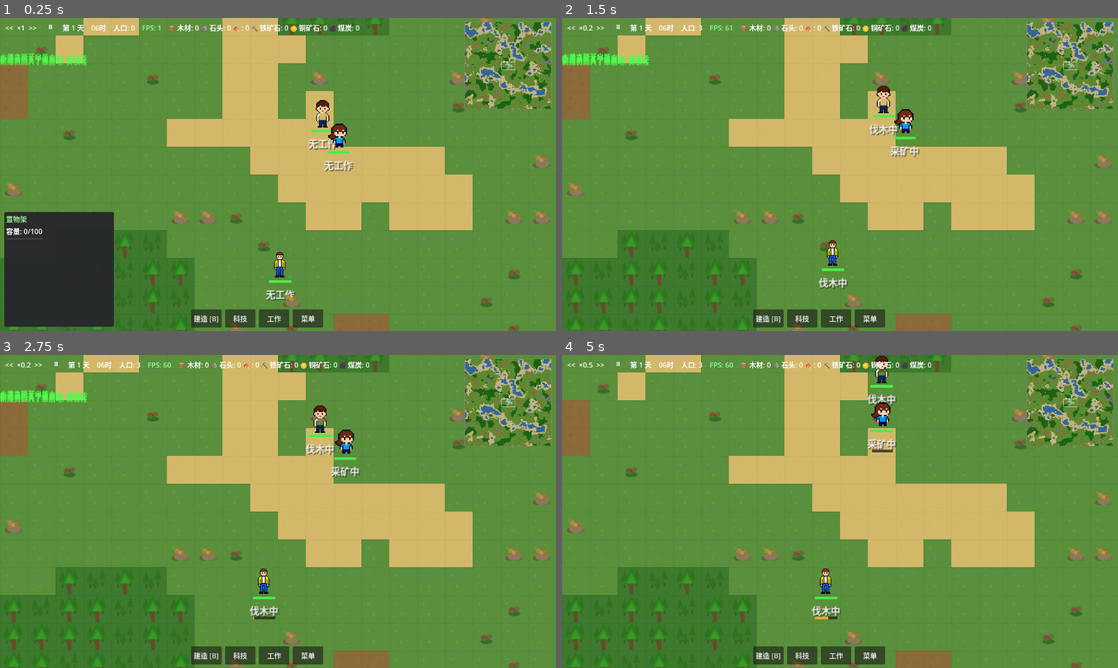
Above: before the commit, frames 1-4 (two rows, left to right).
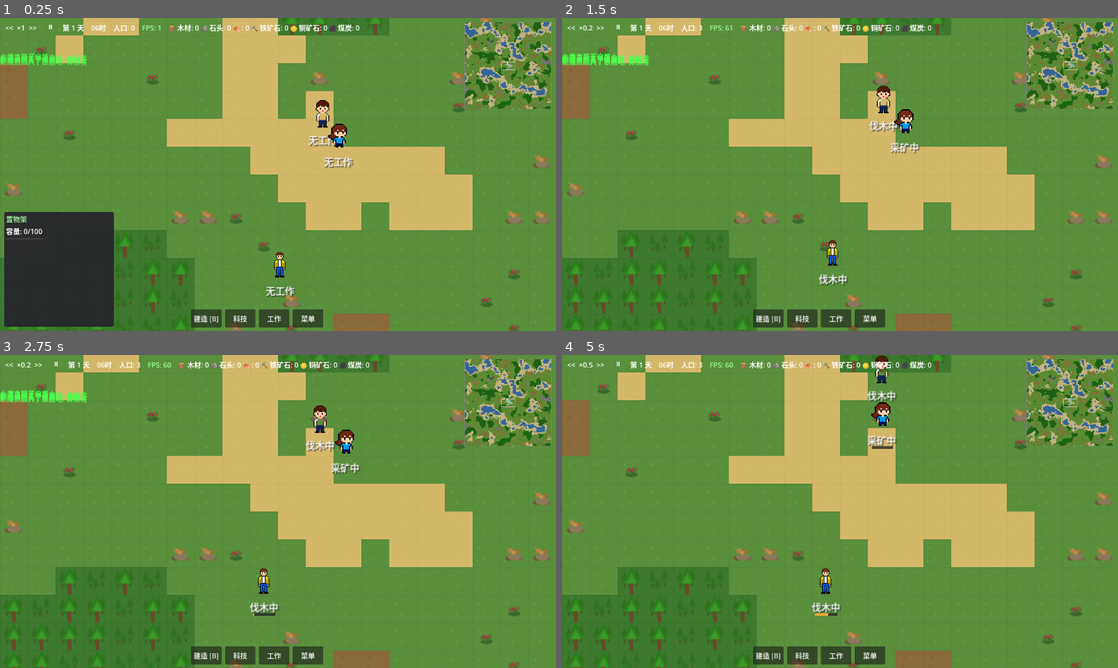
Above: after the commit, the same moments.

Repository: ZhanXuzhao/the-path-of-humanity
Game: Godot game, scene res://scenes/game.tscn
Two runs of this game, one before a commit and one after it. Both use one fixed random seed, a clock stepped at 60 frames per second and the inputs below.
Inputs (mouse positions are in pixels of both pictures, inside the frame that each line leads up to):
- Up to frame 1 (0.25 s): no input
- Up to frame 2 (1.5 s): click "<<" at 0.5 s; tap Enter at 1.25 s; drag from (1067, 64) to (895, 105) at 1.27 s
- Up to frame 3 (2.75 s): drag from (166, 527) to (250, 574) at 2.02 s
- Up to frame 4 (5 s): click ">>" at 2.75 s; click "⏸" at 3.5 s; click "▶" at 4.25 s

The runs differ from the first frame. In frame 1, 0.6% of the frame differs, in the area x 47-64%, y 35-91%; in frame 2, 0.6%; in frame 3, 0.6%; in frame 4, 0.7%, in the area x 44-61%, y 9-85%.

Commit message:
优化角色状态显示：HP条移至上方且仅受伤时显示，状态文字与工作进度条移至下方

Diff:
--- a/scripts/entities/settler.gd
+++ b/scripts/entities/settler.gd
@@ -228,28 +228,31 @@
 
 	var font_size = 11
 
-	# ===== HP 条 =====
+	# 条状共用尺寸
 	var bar_width = TILE_SIZE * 0.8
 	var bar_height = 3.0
 	var bar_x = -bar_width / 2.0
-	var bar_y = TILE_SIZE / 2.0 + 2.0  # 精灵底部下方
-
-	# 背景
-	draw_rect(Rect2(bar_x, bar_y, bar_width, bar_height), Color(0.15, 0.15, 0.15, 0.8))
-
-	# HP填充
-	var hp_ratio = hp / max_hp if max_hp > 0 else 0.0
-	var hp_color = Color(0.3, 1.0, 0.3, 0.9)  # 绿色
-	if hp_ratio < 0.3:
-		hp_color = Color(1.0, 0.3, 0.3, 0.9)  # 红色
-	elif hp_ratio < 0.6:
-		hp_color = Color(1.0, 0.8, 0.2, 0.9)  # 黄色
-	if hp_ratio > 0.0:
-		draw_rect(Rect2(bar_x, bar_y, bar_width * hp_ratio, bar_height), hp_color)
+
+	# ===== HP 条（仅受伤时显示） =====
+	if hp < max_hp:
+		var bar_y = -TILE_SIZE / 2.0 - bar_height - 2.0  # 精灵上方
+
+		# 背景
+		draw_rect(Rect2(bar_x, bar_y, bar_width, bar_height), Color(0.15, 0.15, 0.15, 0.8))
+
+		# HP填充
+		var hp_ratio = hp / max_hp if max_hp > 0 else 0.0
+		var hp_color = Color(0.3, 1.0, 0.3, 0.9)  # 绿色
+		if hp_ratio < 0.3:
+			hp_color = Color(1.0, 0.3, 0.3, 0.9)  # 红色
+		elif hp_ratio < 0.6:
+			hp_color = Color(1.0, 0.8, 0.2, 0.9)  # 黄色
+		if hp_ratio > 0.0:
+			draw_rect(Rect2(bar_x, bar_y, bar_width * hp_ratio, bar_height), hp_color)
 
 	# ===== 状态文字 =====
 	var state_text = get_state_display(state, current_task if current_task else {})
-	var text_y = bar_y + bar_height + 1.0
+	var text_y = TILE_SIZE / 2.0 + 2.0  # 精灵底部下方
 	var text_size = _status_font.get_string_size(state_text, HORIZONTAL_ALIGNMENT_CENTER, -1, font_size)
 	var text_pos = Vector2(-text_size.x / 2.0, text_y + text_size.y)
 
